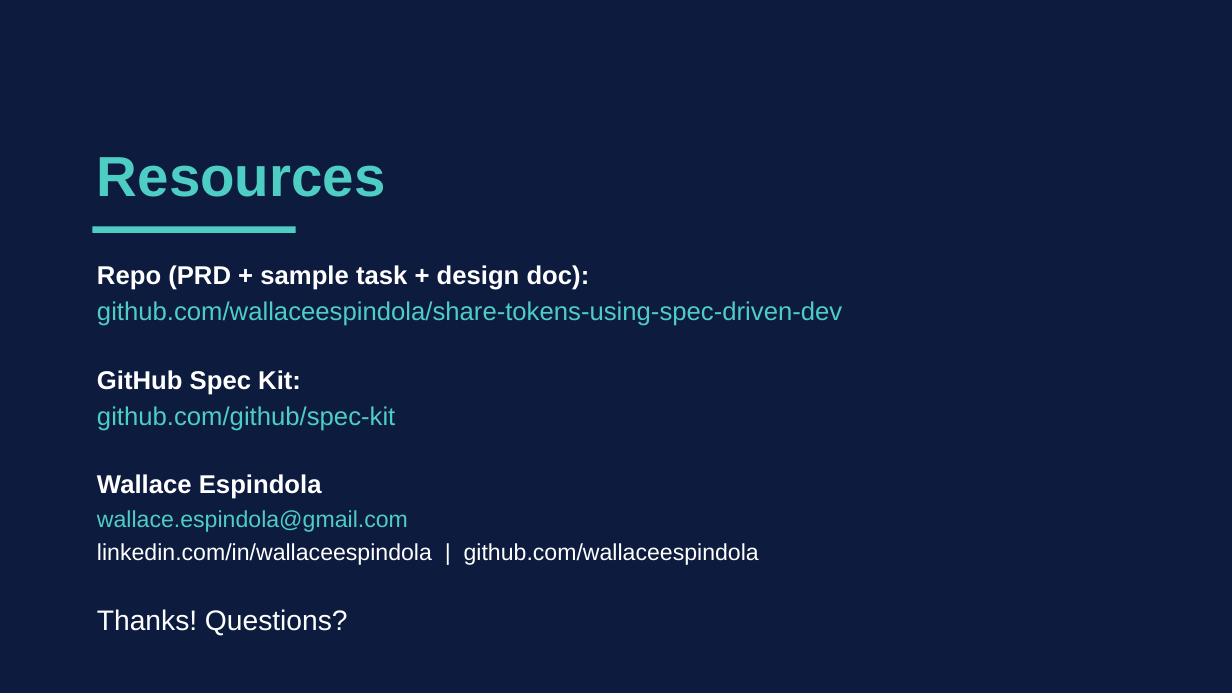
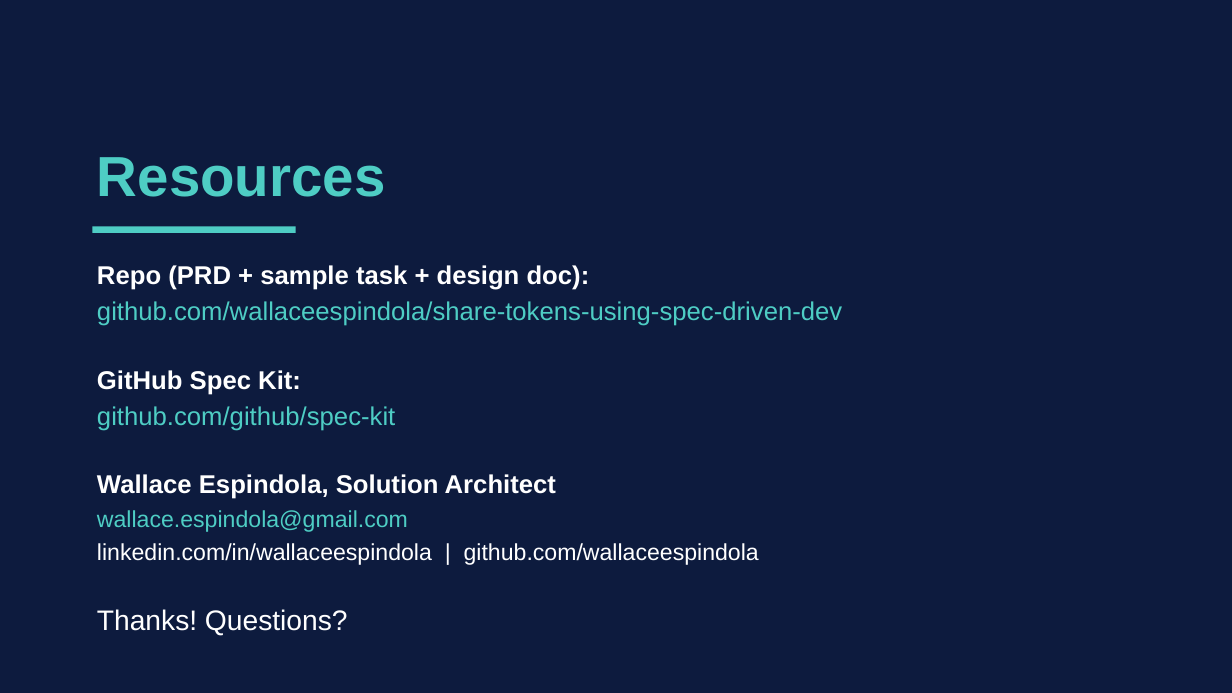
Before and after one commit to wallaceespindola/share-tokens-using-spec-driven-dev, a slide deck: slide 21 of docs/presentations/share-copilot-capacity.pptx. Drawn at 1232x693 pixels with LibreOffice and Linux fonts; fonts in the diff are those of the drawing. Boxes give left, top, right and bottom in pixels: in the first picture for what was removed or moved away, otherwise in the second. Text is boxed around its words. In the diff, an @@ line names an element or a change of style, - is before the commit and + after.

Commit message:
Add Solution Architect title to every author line
The README, PRD, Medium byline and slide deck named the author without
the Solution Architect title used in the other articles.

```diff
--- a/docs/presentations/share-copilot-capacity.pptx
+++ b/docs/presentations/share-copilot-capacity.pptx
@@ text at bbox=[97, 474, 556, 499]: text changed @@
-Wallace Espindola
+Wallace Espindola, Solution Architect
```
Also in this commit, not shown: 1 other slide changed, 7 other files.
